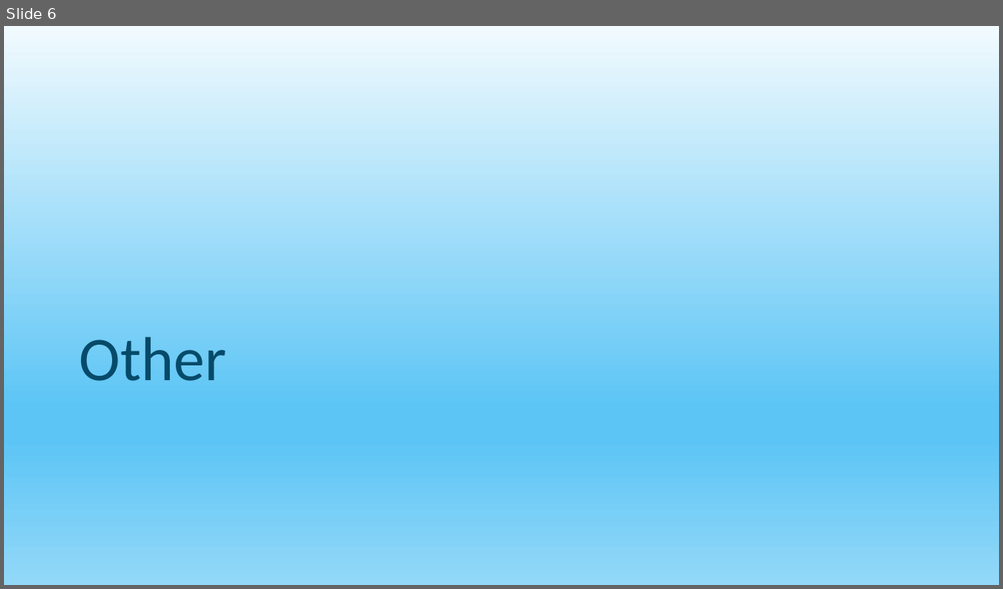
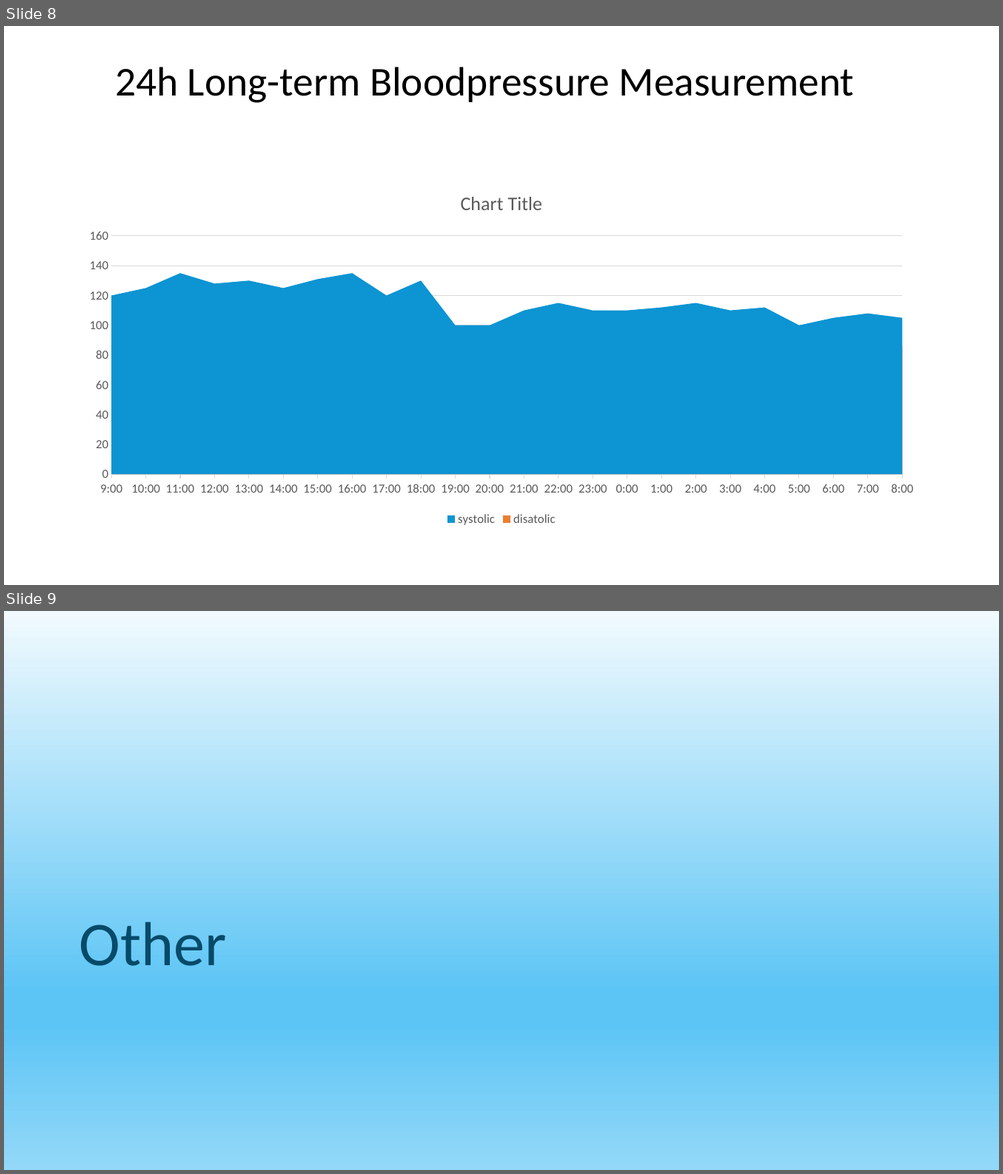
Before and after one commit to frankoemig/bloodpressure, a slide deck: input/images-source/Drawings.pptm. Shown one above the other, each under a label of ours: slide 6 before the commit, slides 8 and 9 after it. The pictures are 1003x589 and 1003x1174 pixels, drawn with LibreOffice and Linux fonts; fonts in the diff are those of the drawing. Boxes give left, top, right and bottom in pixels: in the first picture for what was removed or moved away, otherwise in the second. Text is boxed around its words. In the diff, an @@ line names an element or a change of style, - is before the commit and + after.

```diff
--- a/input/images-source/Drawings.pptm
+++ b/input/images-source/Drawings.pptm
@@ slide 8 added at box(4, 26, 999, 585), background #FFFFFF @@
@@ title added at box(115, 67, 854, 103), 39.6 pt, text #000000 @@
+24h Long-term Bloodpressure Measurement
@@ area chart added at box(73, 175, 930, 531) @@
+categories: 0.375, 0.41666666666666669, 0.45833333333333331, 0.5, 0.54166666666666663, 0.58333333333333337, 0.625, 0.66666666666666663, 0.70833333333333337, 0.75, 0.79166666666666663, 0.83333333333333337, 0.875, 0.91666666666666663, 0.95833333333333337, 0, 4.1666666666666664E-2, 8.3333333333333329E-2, 0.125, 0.16666666666666666, 0.20833333333333334, 0.25, 0.29166666666666669, 0.33333333333333331
+systolic: 120, 125, 135, 128, 130, 125, 131, 135, 120, 130, 100, 100, 110, 115, 110, 110, 112, 115, 110, 112, 100, 105, 108, 105
+disatolic: 83, 88, 102, 100, 98, 85, 98, 98, 90, 110, 85, 90, 85, 85, 85, 85, 90, 92, 88, 85, 83, 85, 87, 86
@@ what was slide 6 is now slide 9 @@
```
Also in this commit, not shown: 3 slides changed, 2 other slides added, 16 other files.
